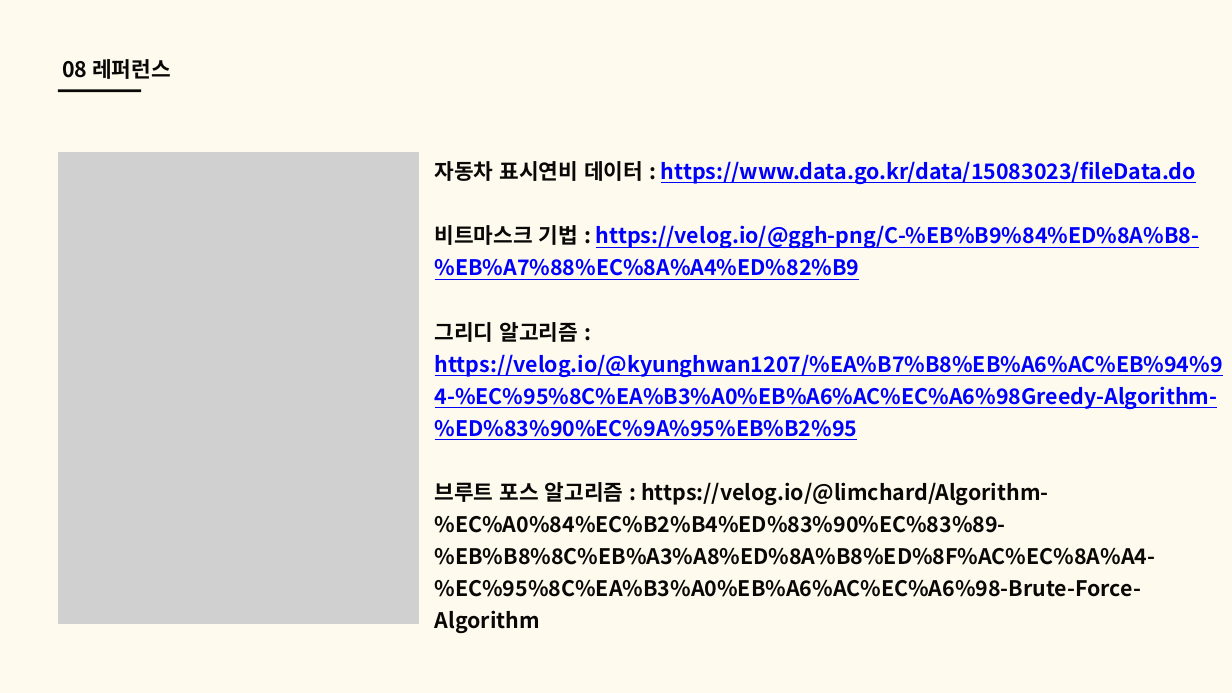
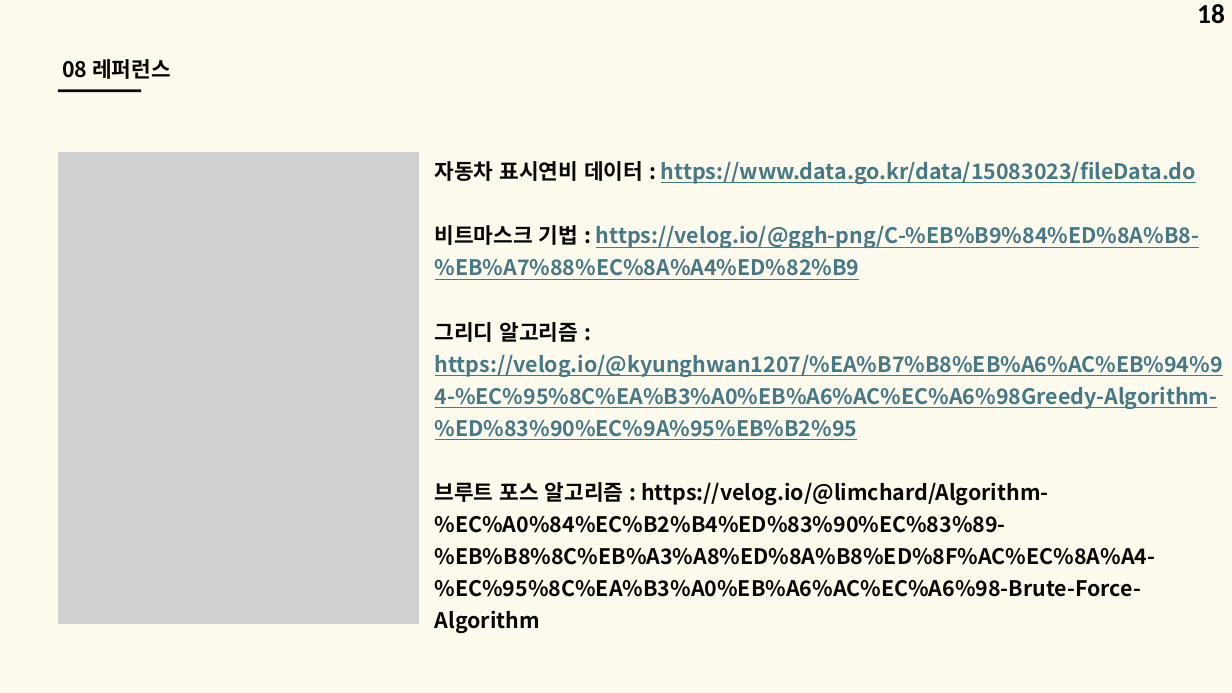
Before and after one commit to good-thing/CargoDriver, a slide deck: slide 18 of 알고리즘 3팀 화물차 알고리즘.pptx (slide 17 before the commit). Drawn at 1232x693 pixels with LibreOffice and Linux fonts; fonts in the diff are those of the drawing; grey boxes stand for pictures. Boxes give left, top, right and bottom in pixels: in the first picture for what was removed or moved away, otherwise in the second. Text is boxed around its words. In the diff, an @@ line names an element or a change of style, - is before the commit and + after.

```diff
--- a/알고리즘 3팀 화물차 알고리즘.pptx
+++ b/알고리즘 3팀 화물차 알고리즘.pptx
@@ page number added at (1197,4,1225,24), 32 pt, text #000000, bold @@
+18
@@ text at (435,161,1223,440): text colour #0000FF to #467886 in "https://www.data.go.kr/data/15083023/fileData.do", "https://velog.io/@ggh-png/C-%EB%B9%84%ED%8A%B8-%EB%A7%88%EC% ...", "https://velog.io/@kyunghwan1207/%EA%B7%B8%EB%A6%AC%EB%94%94- ..." @@
```
Also in this commit, not shown: 17 other slides changed, 1 slide added, 19 other files.
